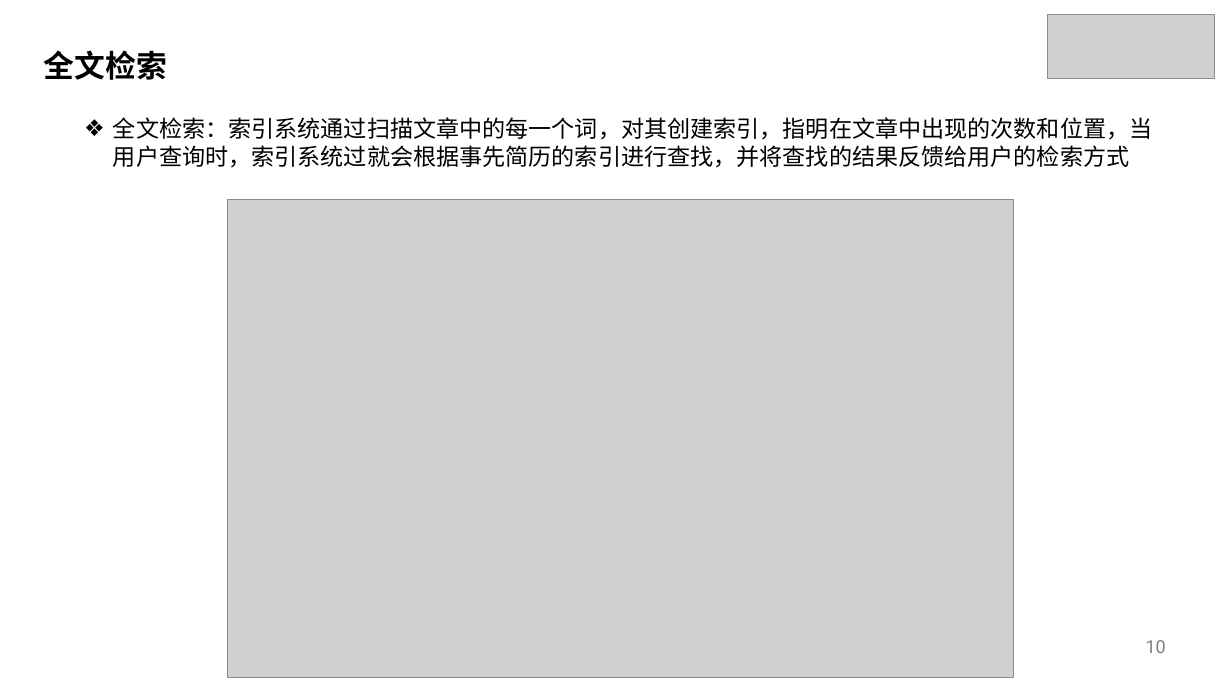
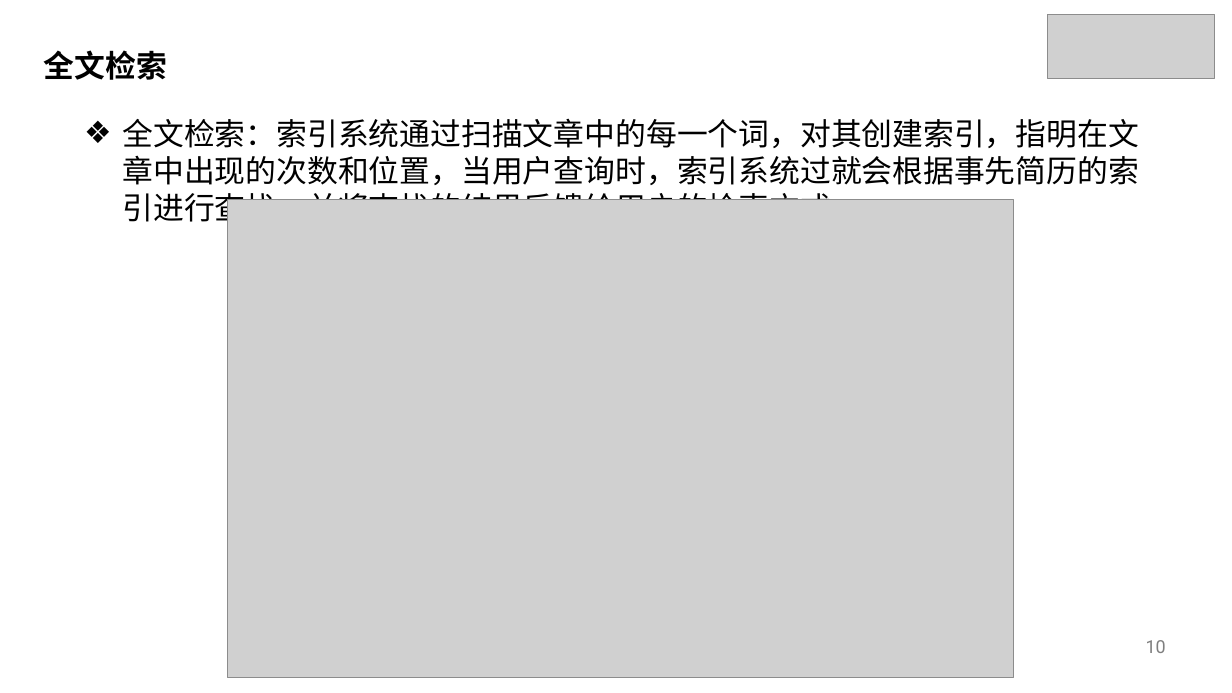
Before and after one commit to ybbstudy/Elastic-Stack, a slide deck: slide 10 of 1 核心知识篇/03-核心概念/课件/核心概念.pptx. Drawn at 1232x693 pixels with LibreOffice and Linux fonts; fonts in the diff are those of the drawing; grey boxes stand for pictures. Boxes give left, top, right and bottom in pixels: in the first picture for what was removed or moved away, otherwise in the second. Text is boxed around its words. In the diff, an @@ line names an element or a change of style, - is before the commit and + after.

```diff
--- a/1 核心知识篇/03-核心概念/课件/核心概念.pptx
+++ b/1 核心知识篇/03-核心概念/课件/核心概念.pptx
@@ text "全文检索：索引系统通过扫描文章中的每一个词，对其创建索引，指明在文章中出现的次数和位置，当用户查询时，索引系统过就会根据 ..." at (123, 118, 1139, 228): size 18 to 24 pt; indent changed @@
```
Also in this commit, not shown: 3 other slides changed, 7 slides added.
